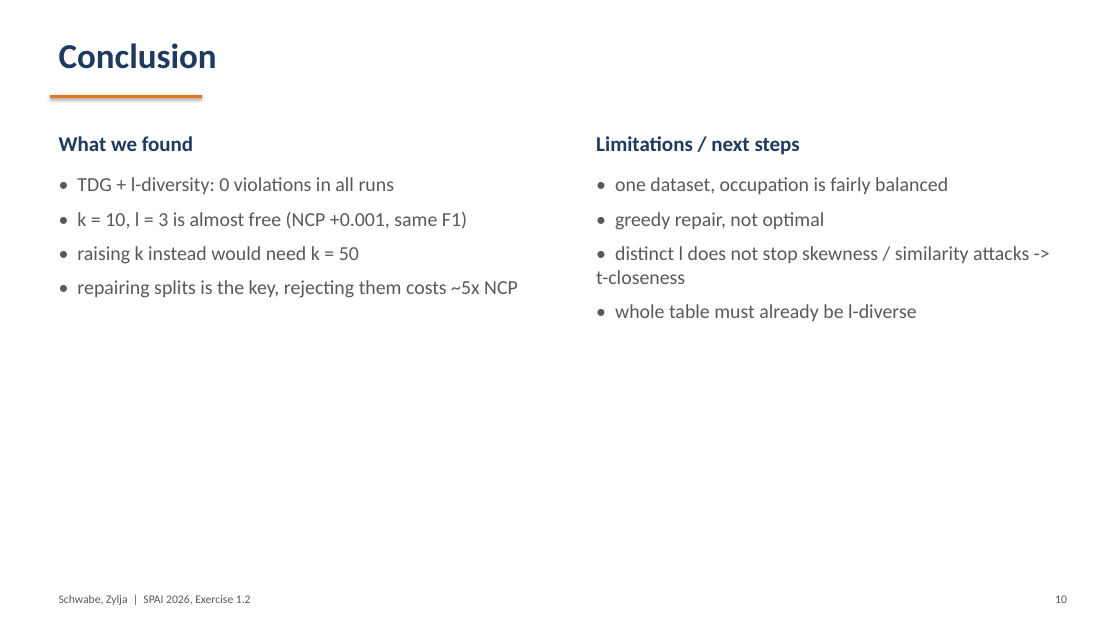
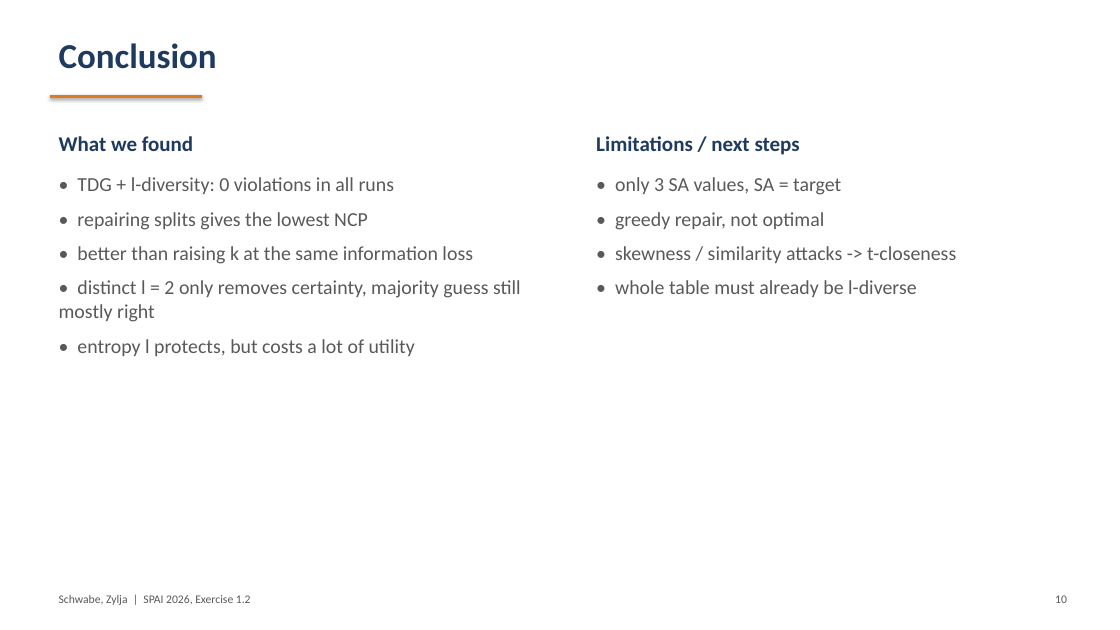
Before and after one commit to ds25m009-Lara-Schwabe/SPAI-l_Diversity, a slide deck: slide 10 of report/SPAI_Exercise1_2_TopDown_l-diversity_slides.pptx. Drawn at 1120x630 pixels with LibreOffice and Linux fonts; fonts in the diff are those of the drawing. Boxes give left, top, right and bottom in pixels: in the first picture for what was removed or moved away, otherwise in the second. Text is boxed around its words. In the diff, an @@ line names an element or a change of style, - is before the commit and + after.

Commit message:
Switch experiments to cahousing, fix classifier evaluation
- experiments on cahousing (SA = ocean_proximity): TDG vs TDG + distinct
  l = 2, 3 and entropy l = 2 for k = 2 ... 100, reject / retry / repair
  comparison, recursive (c, l)
- new privacy metric: share of records with the majority SA value of their EC
- classifier evaluation: numbers with minus sign or decimal point became 0,
  rows were matched with labels by position instead of ID, '*' now uses
  the mean of the attribute
- report, slides and README updated

```diff
--- a/report/SPAI_Exercise1_2_TopDown_l-diversity_slides.pptx
+++ b/report/SPAI_Exercise1_2_TopDown_l-diversity_slides.pptx
@@ text at <box>615,177,841,195</box>: text changed @@
-• one dataset, occupation is fairly balanced
+• only 3 SA values, SA = target
@@ text at <box>59,212,521,356</box>: text changed @@
-• k = 10, l = 3 is almost free (NCP +0.001, same F1)
-• raising k instead would need k = 50
-• repairing splits is the key, rejecting them costs ~5x NCP
+• repairing splits gives the lowest NCP
+• better than raising k at the same information loss
+• distinct l = 2 only removes certainty, majority guess still mostly right
+• entropy l protects, but costs a lot of utility
@@ text at <box>615,246,956,263</box>: text changed @@
-• distinct l does not stop skewness / similarity attacks -> t-closeness
+• skewness / similarity attacks -> t-closeness
```
Also in this commit, not shown: 6 other slides changed, 1 slide added, 1 slide removed, 26 other files.
